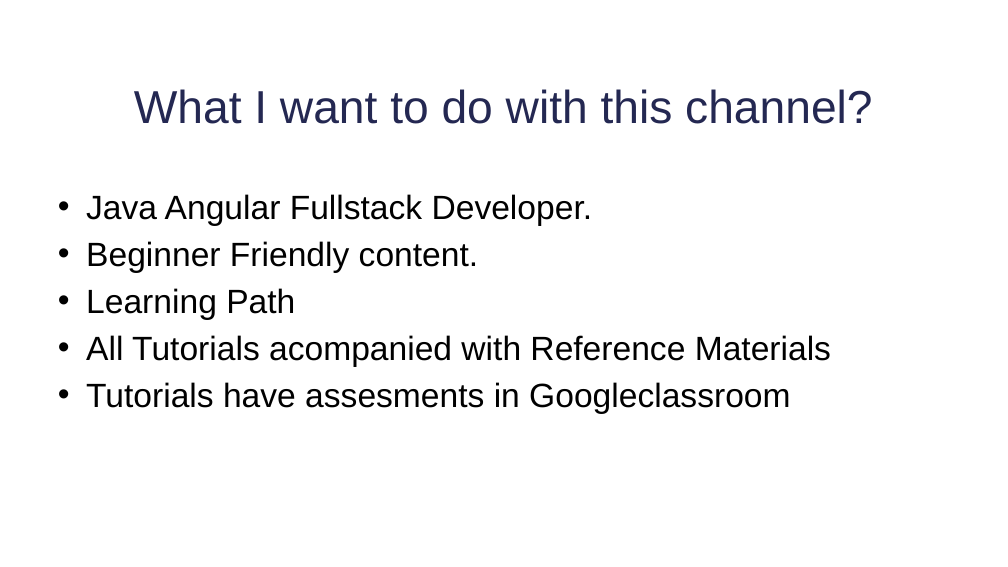
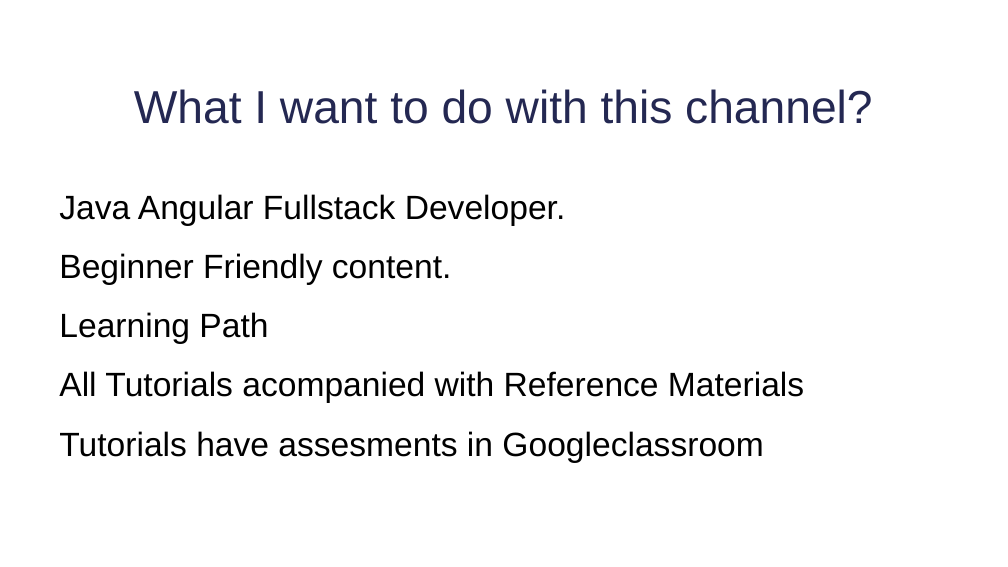
Before and after one commit to neutral-00/youtube-channel-content, a slide deck: slide 2 of about the channel.pptx. Drawn at 1008x567 pixels with LibreOffice and Linux fonts; fonts in the diff are those of the drawing. Boxes give left, top, right and bottom in pixels: in the first picture for what was removed or moved away, otherwise in the second. Text is boxed around its words. In the diff, an @@ line names an element or a change of style, - is before the commit and + after.

```diff
--- a/about the channel.pptx
+++ b/about the channel.pptx
@@ text "Java Angular Fullstack Developer." at (59, 194, 804, 463): bullet • to none; more space between paragraphs @@
```
Also in this commit, not shown: 17 other files.
